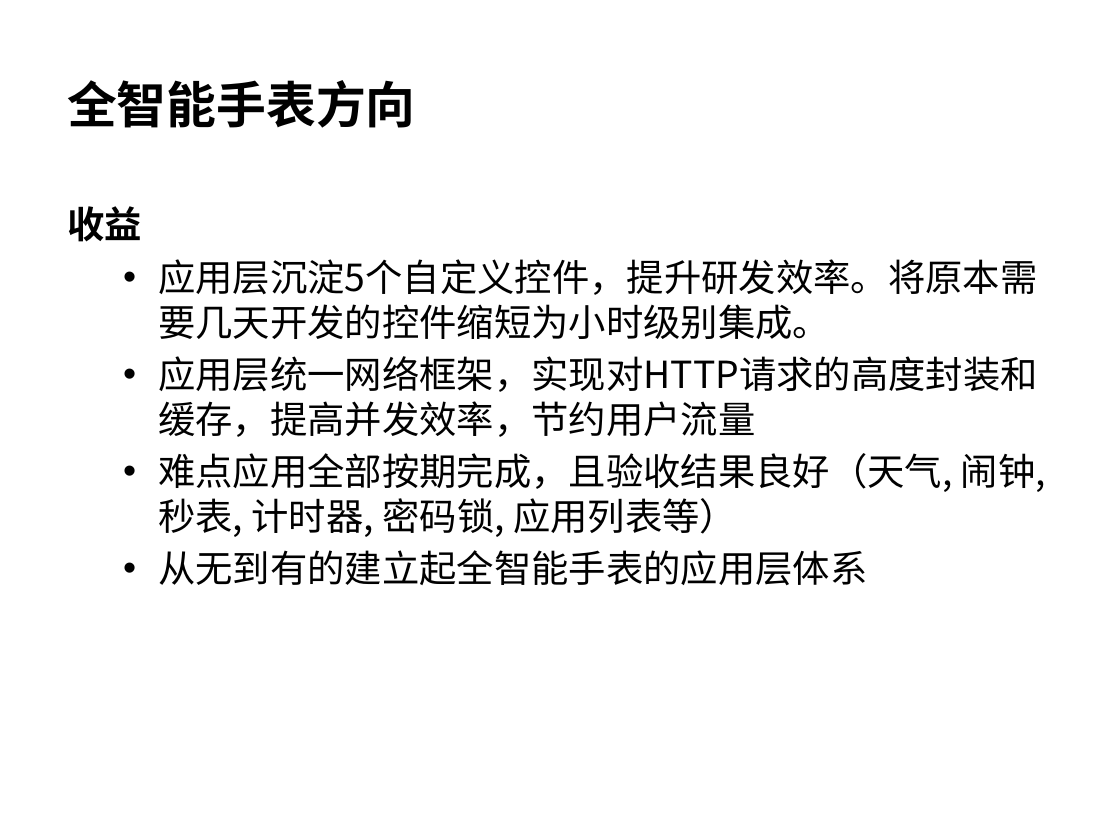
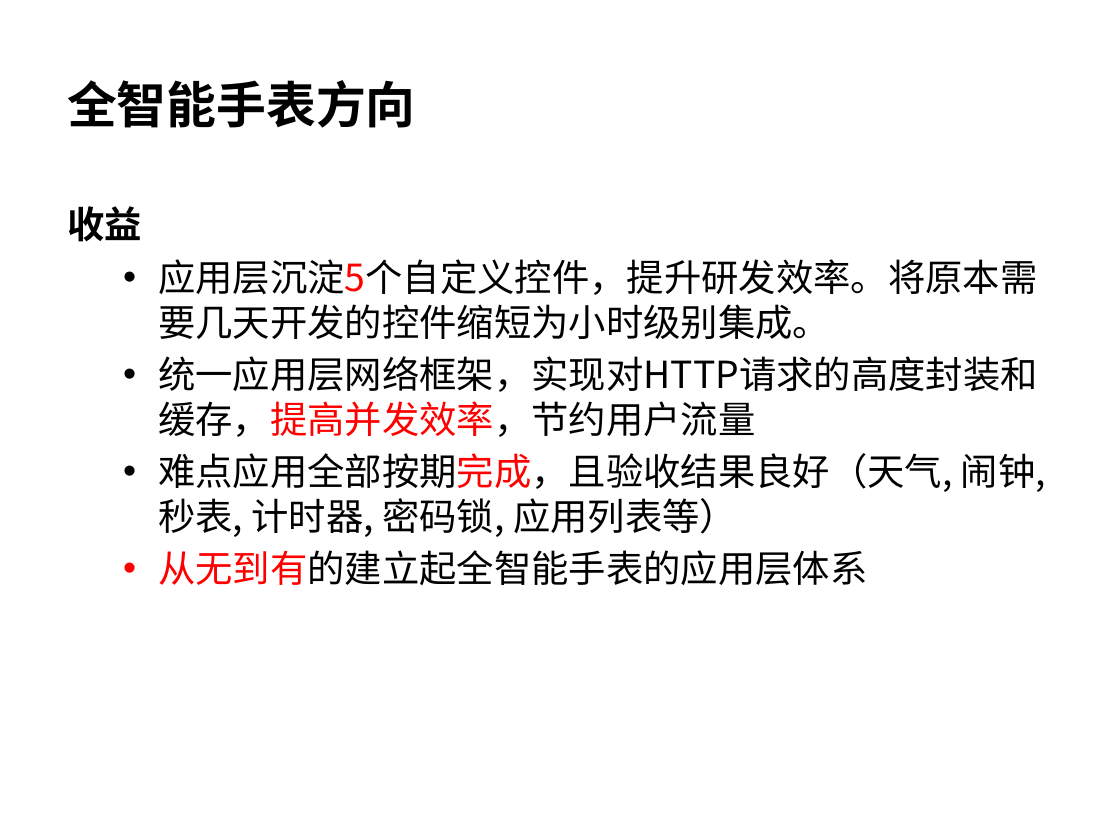
Before and after one commit to wangzhengyi/WangZhengyi, a slide deck: slide 13 of promote/2016-promote-p6.pptx (slide 8 before the commit). Drawn at 1120x840 pixels with LibreOffice and Linux fonts; fonts in the diff are those of the drawing. Boxes give left, top, right and bottom in pixels: in the first picture for what was removed or moved away, otherwise in the second. Text is boxed around its words. In the diff, an @@ line names an element or a change of style, - is before the commit and + after.

```diff
--- a/promote/2016-promote-p6.pptx
+++ b/promote/2016-promote-p6.pptx
@@ text at bbox=[158, 259, 1046, 585]: text colour #000000 to #FF0000 in "应用层沉淀5个自定义控件，提升研发效率。将原本需要几天开发的控件缩短为小时级别集成。", "难点应用全部按期完成，且验收结果良好（天气,", "从无到有的建立起全智能手表的应用层体系" @@
@@ text at bbox=[158, 356, 1038, 437]: text changed @@
-  • 应用层统一网络框架，实现对HTTP请求的高度封装和缓存，提高并发效率，节约用户流量
+  • 统一应用层网络框架，实现对HTTP请求的高度封装和缓存，提高并发效率，节约用户流量
```
Also in this commit, not shown: 9 other slides changed.
